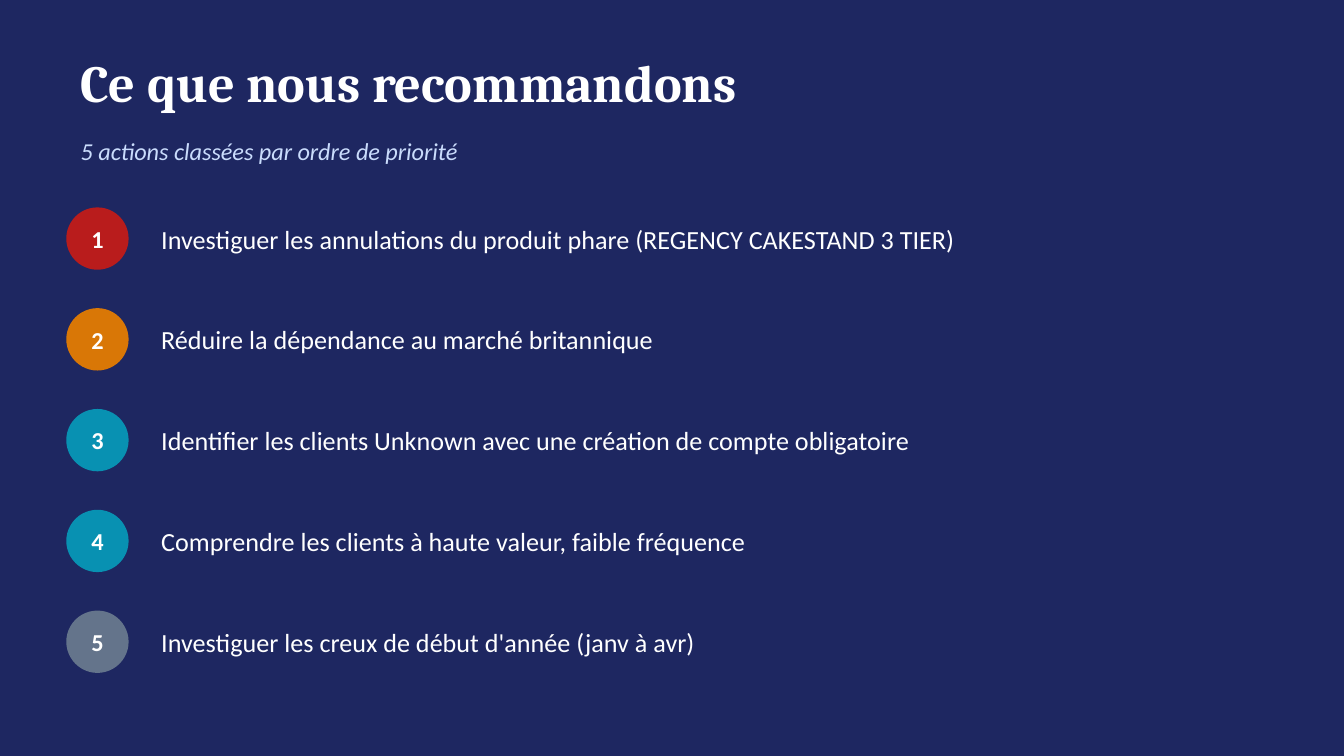
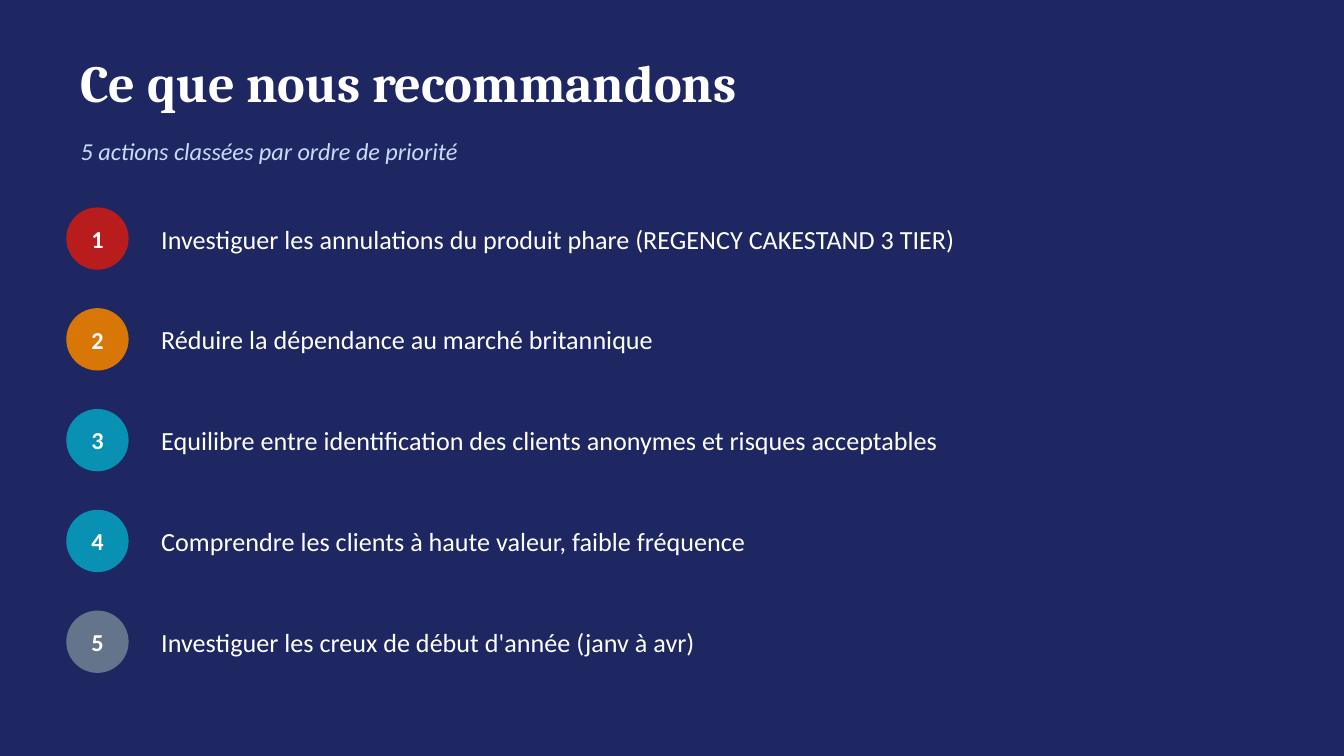
Before and after one commit to MalickaHoumgbo/data-online-retail-month2, a slide deck: slide 3 of outputs/reports/esales_presentation.pptx. Drawn at 1344x756 pixels with LibreOffice and Linux fonts; fonts in the diff are those of the drawing. Boxes give left, top, right and bottom in pixels: in the first picture for what was removed or moved away, otherwise in the second. Text is boxed around its words. In the diff, an @@ line names an element or a change of style, - is before the commit and + after.

Commit message:
refactor : Improve recommendations for unknown customers.

```diff
--- a/outputs/reports/esales_presentation.pptx
+++ b/outputs/reports/esales_presentation.pptx
@@ text at bbox=[161, 432, 937, 455]: text changed @@
-Identifier les clients Unknown avec une création de compte obligatoire
+Equilibre entre identification des clients anonymes et risques acceptables
```
Also in this commit, not shown: 2 other slides changed, 1 other file.
